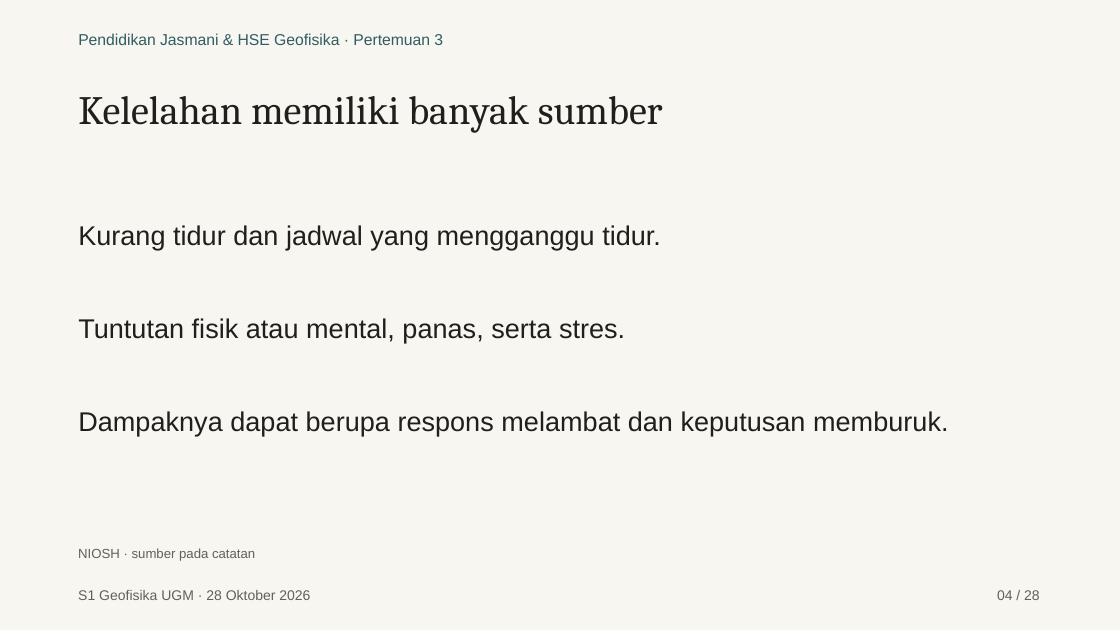
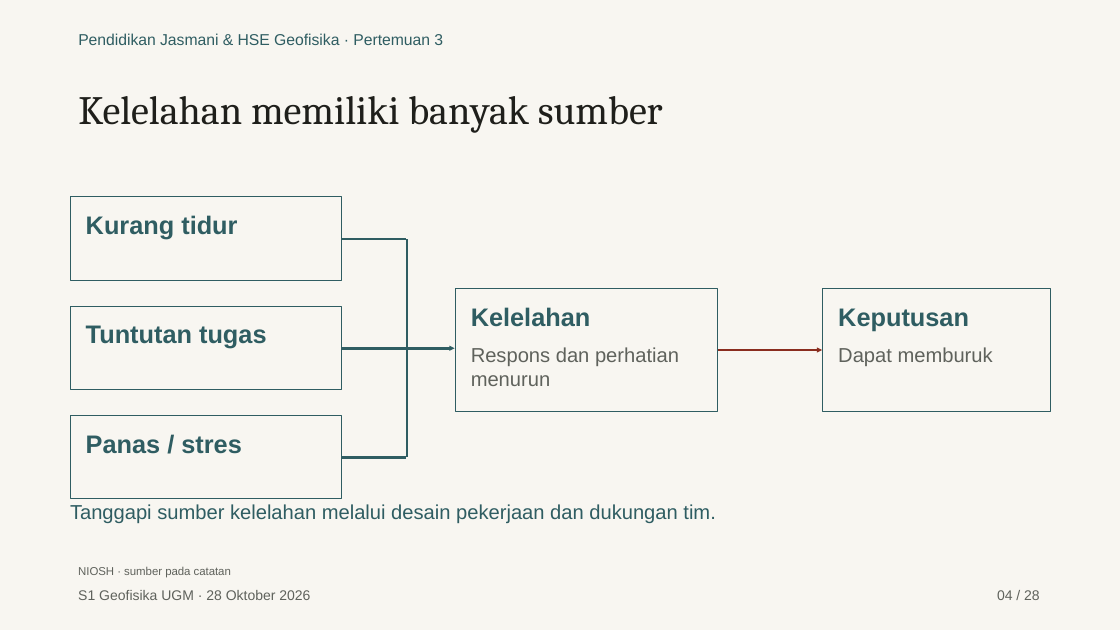
Before and after one commit to maswiet/maswiet.github.io, a slide deck: slide 4 of kuliah/pendidikan-jasmani-hse/pertemuan-3/presentasi.pptx. Drawn at 1120x630 pixels with LibreOffice and Linux fonts; fonts in the diff are those of the drawing. Boxes give left, top, right and bottom in pixels: in the first picture for what was removed or moved away, otherwise in the second. Text is boxed around its words. In the diff, an @@ line names an element or a change of style, - is before the commit and + after.

```diff
--- a/kuliah/pendidikan-jasmani-hse/pertemuan-3/presentasi.pptx
+++ b/kuliah/pendidikan-jasmani-hse/pertemuan-3/presentasi.pptx
@@ rectangle added at (x1=70, y1=197, x2=341, y2=280), fill #F8F6F1, outline #2F5D62 0.75 pt @@
@@ text removed at (x1=78, y1=225, x2=661, y2=250) @@
-Kurang tidur dan jadwal yang mengganggu tidur.
@@ text added at (x1=86, y1=215, x2=237, y2=240), 21.8 pt, text #2F5D62, bold @@
+Kurang tidur
@@ line added from (342, 239) to (407, 239), #2F5D62 2.25 pt @@
@@ line added from (407, 239) to (407, 350), #2F5D62 2.25 pt @@
@@ rectangle added at (x1=455, y1=289, x2=718, y2=412), fill #F8F6F1, outline #2F5D62 0.75 pt @@
@@ rectangle added at (x1=823, y1=289, x2=1050, y2=412), fill #F8F6F1, outline #2F5D62 0.75 pt @@
@@ rectangle added at (x1=70, y1=307, x2=341, y2=390), fill #F8F6F1, outline #2F5D62 0.75 pt @@
@@ text removed at (x1=78, y1=318, x2=625, y2=343) @@
-Tuntutan fisik atau mental, panas, serta stres.
@@ text added at (x1=86, y1=325, x2=267, y2=349), 21.8 pt, text #2F5D62, bold @@
+Tuntutan tugas
@@ text added at (x1=471, y1=307, x2=591, y2=327), 21.8 pt, text #2F5D62, bold @@
+Kelelahan
@@ text added at (x1=838, y1=308, x2=969, y2=331), 21.8 pt, text #2F5D62, bold @@
+Keputusan
@@ arrow added from (342, 349) to (455, 349), #2F5D62 2.25 pt @@
@@ line added from (407, 457) to (407, 350), #2F5D62 2.25 pt @@
@@ text added at (x1=471, y1=347, x2=679, y2=386), 17.2 pt, text #5F625C @@
+Respons dan perhatian
+menurun
@@ arrow added from (718, 350) to (823, 350), #8A2D1F 2.25 pt @@
@@ text added at (x1=838, y1=347, x2=993, y2=366), 17.2 pt, text #5F625C @@
+Dapat memburuk
@@ rectangle added at (x1=70, y1=416, x2=341, y2=499), fill #F8F6F1, outline #2F5D62 0.75 pt @@
@@ text removed at (x1=78, y1=411, x2=948, y2=436) @@
-Dampaknya dapat berupa respons melambat dan keputusan memburuk.
@@ text added at (x1=86, y1=435, x2=242, y2=454), 21.8 pt, text #2F5D62, bold @@
+Panas / stres
@@ line added from (342, 458) to (407, 458), #2F5D62 2.25 pt @@
@@ text added at (x1=70, y1=504, x2=715, y2=523), 17.2 pt, text #2F5D62 @@
+Tanggapi sumber kelelahan melalui desain pekerjaan dan dukungan tim.
@@ text "NIOSH · sumber pada catatan" moved from (x1=78, y1=548, x2=255, y2=561) to (x1=78, y1=567, x2=231, y2=578) @@
@@ text "NIOSH · sumber pada catatan" at (x1=78, y1=567, x2=231, y2=578): size 11.2 to 9.8 pt @@
```
Also in this commit, not shown: 10 other slides changed, 32 other files.
